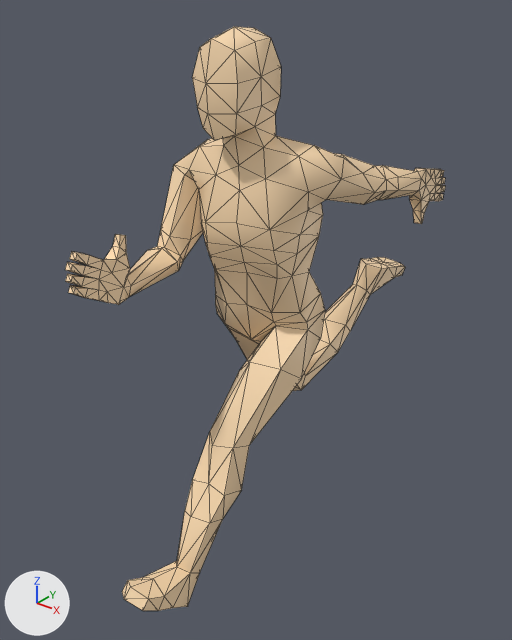
The OBJ model Game/Resources/Models/human0.obj: old version first, new version second.
One viewpoint serves both versions: a 50 mm camera at (0.884, -1.132, 1.305) aimed at (-0.053, 0.039, 0.579). Arrows for +X, +Y and +Z are at lower left; the lights stay in place. Mesh edges are drawn as thin lines. Where no turn or scale is listed for an object, it has been applied to the vertices.

Before the edit, the objects in view are built like this:
```python
me_humanmale = bpy.data.meshes.new('HumanMale')
me_humanmale.from_pydata(...)  # 410 vertices, 816 faces; spans x -0.178..0.177, y -0.467..0.676, z 0.011..1.223
me_humanmale.materials.append(mat_maleskin)  # beige #ffdeb3
ob_humanmale = bpy.data.objects.new('HumanMale', me_humanmale)
ob_humanmale.location = (0.0, 0.0, 0.0)
```
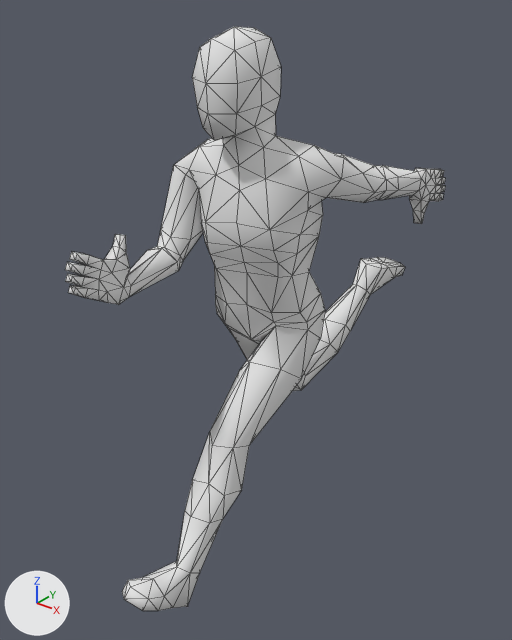
The newer file is also turned or shifted as a whole; pictures and numbers use the older file's frame.

Where the change shows, as pixel boxes [x1, y1, x2, y2] in the pictures (512 x 640 px):
'HumanMale', recoloured (beige to white): [65, 27, 445, 611] in both

The edits, one by one:
Material 'Material' (mat_material) is new.
Its base color is (0.8, 0.8, 0.8) (white #e7e7e7).
Its roughness is 1.0.
me_humanmale has 410 vertices, 816 faces and spans x -0.178..0.177, y -0.467..0.676, z 0.011..1.223.
me_humanmale no longer uses material mat_maleskin (beige #ffdeb3).
me_humanmale now uses material mat_material (white #e7e7e7).
